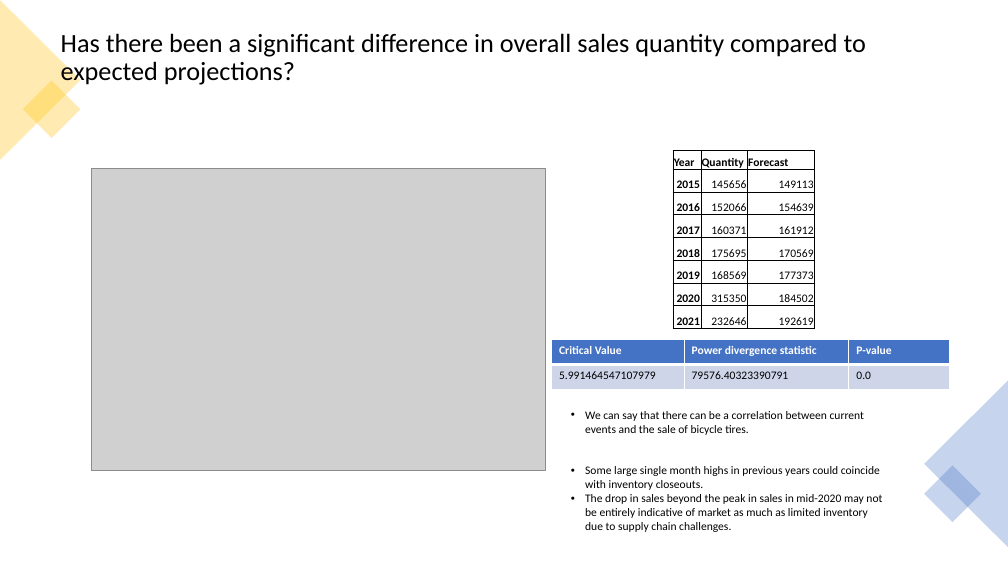
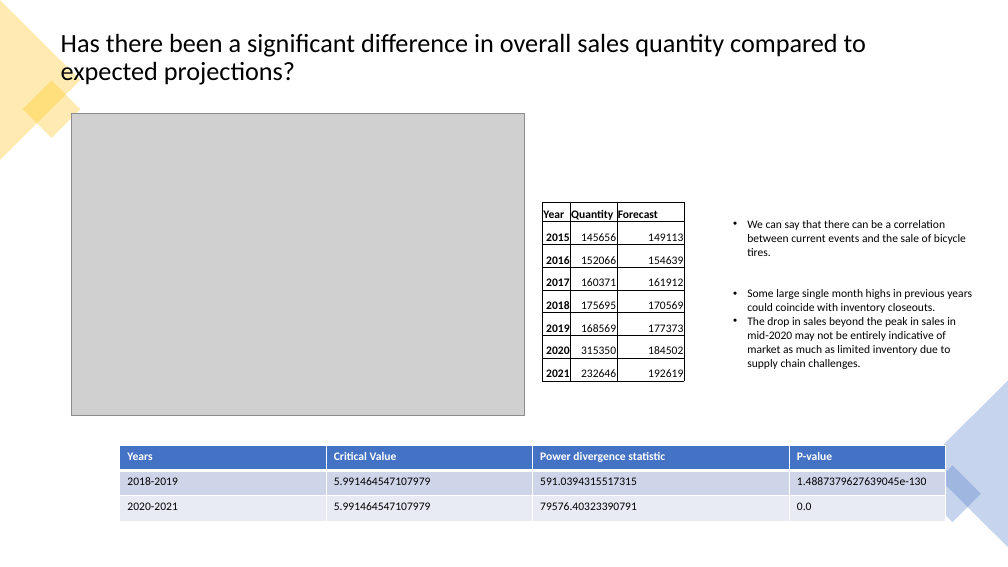
Before and after one commit to 2Delta/GT-Coding-Boot-Camp_Project-1, a slide deck: slide 7 of Project_power_point.pptx. Drawn at 1008x567 pixels with LibreOffice and Linux fonts; fonts in the diff are those of the drawing; grey boxes stand for pictures. Boxes give left, top, right and bottom in pixels: in the first picture for what was removed or moved away, otherwise in the second. Text is boxed around its words. In the diff, an @@ line names an element or a change of style, - is before the commit and + after.

```diff
--- a/Project_power_point.pptx
+++ b/Project_power_point.pptx
@@ picture: place and size @@
-picture at [91,169,545,471]
+picture at [71,113,525,416]
@@ table: place and size @@
-table at [673,150,815,329]
+table at [543,203,685,381]
@@ text "We can say that there ..." rewrapped from [585,411,882,532] to [747,220,972,369] @@
@@ table at [120,445,946,521] @@
-Critical Value | Power divergence statistic | P-value
-5.991464547107979 | 79576.40323390791 | 0.0
+Years | Critical Value | Power divergence statistic | P-value
+2018-2019 | 5.991464547107979 | 591.0394315517315 | 1.4887379627639045e-130
+2020-2021 | 5.991464547107979 | 79576.40323390791 | 0.0
@@ table: place and size @@
-table at [552,340,950,390]
+table at [120,445,946,521]
```
Also in this commit, not shown: 1 other slide changed, 3 other files.
